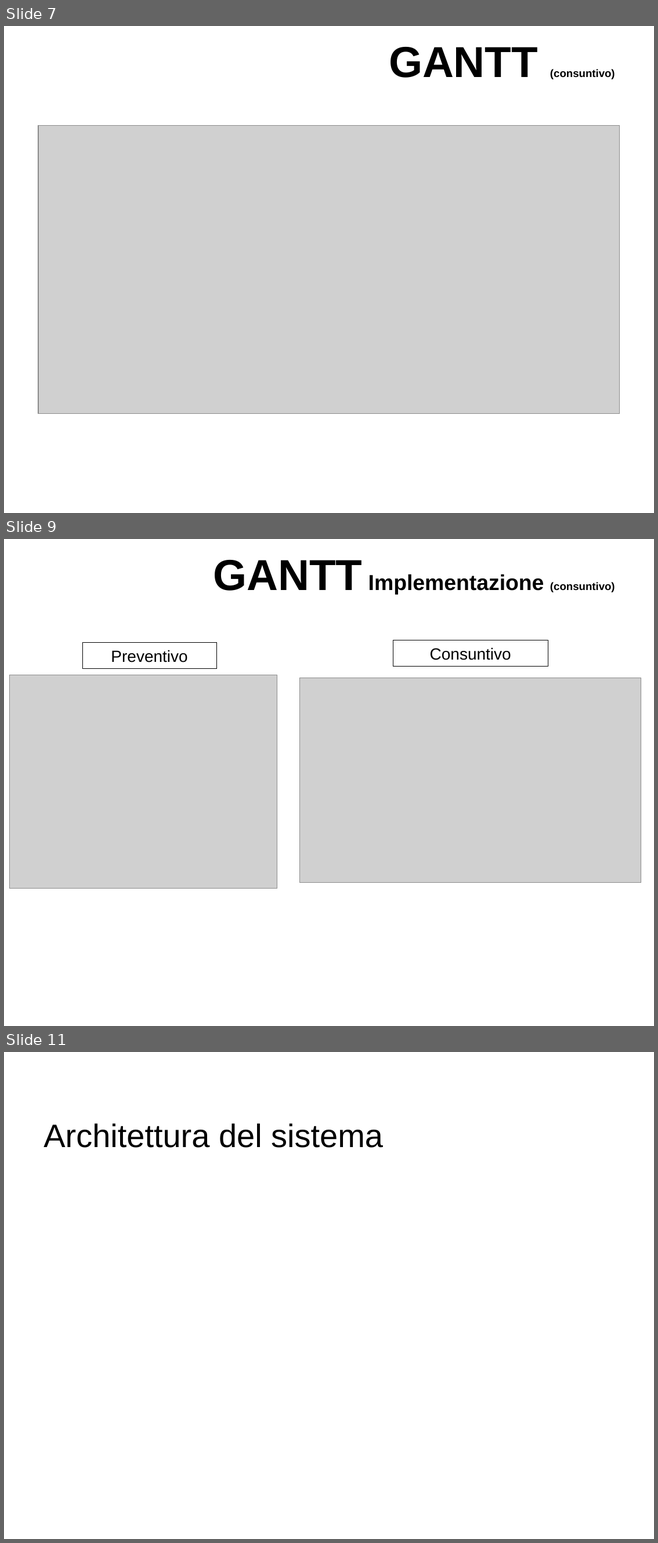
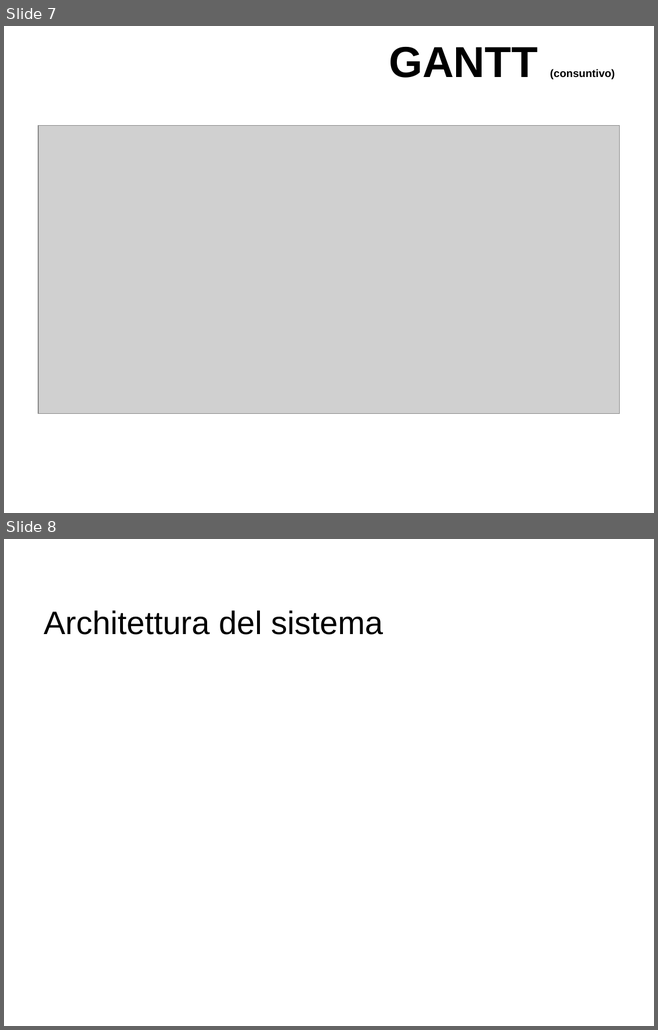
Before and after one commit to lucadibello/CPTMeetingRoomScheduler, a slide deck: pptx/Presentation_LucaDiBello.pptx. Shown one above the other, each under a label of ours: slides 7, 9 and 11 before the commit, slides 7 and 8 after it; the slides between them are not shown. The pictures are 658x1543 and 658x1030 pixels, drawn with LibreOffice and Linux fonts; fonts in the diff are those of the drawing; grey boxes stand for pictures; background and template pictures are left out. Boxes give left, top, right and bottom in pixels: in the first picture for what was removed or moved away, otherwise in the second. Text is boxed around its words. In the diff, an @@ line names an element or a change of style, - is before the commit and + after.

```diff
--- a/pptx/Presentation_LucaDiBello.pptx
+++ b/pptx/Presentation_LucaDiBello.pptx
@@ slide 9 removed at (4, 539, 654, 1026), background picture (left out) @@
@@ title removed at (213, 560, 615, 595) @@
-GANTT Implementazione (consuntivo)
@@ rectangle removed at (83, 643, 216, 669) @@
-Preventivo
@@ rectangle removed at (393, 641, 547, 667) @@
-Consuntivo
@@ picture removed at (9, 675, 277, 889) @@
@@ picture removed at (300, 678, 641, 882) @@
@@ what was slide 11 is now slide 8 @@
```
Also in this commit, not shown: 1 slide changed, 3 other slides removed, 8 other files.
